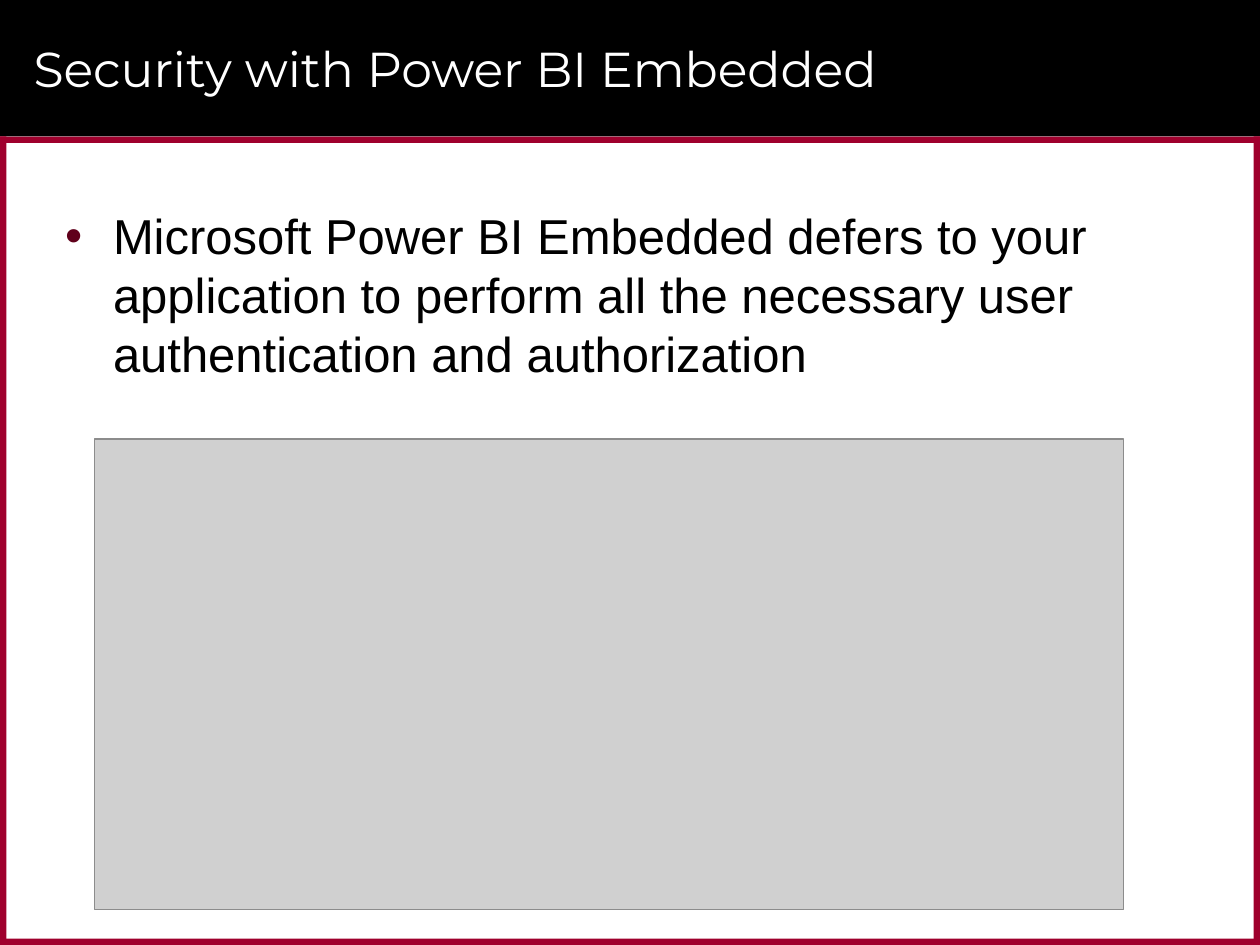
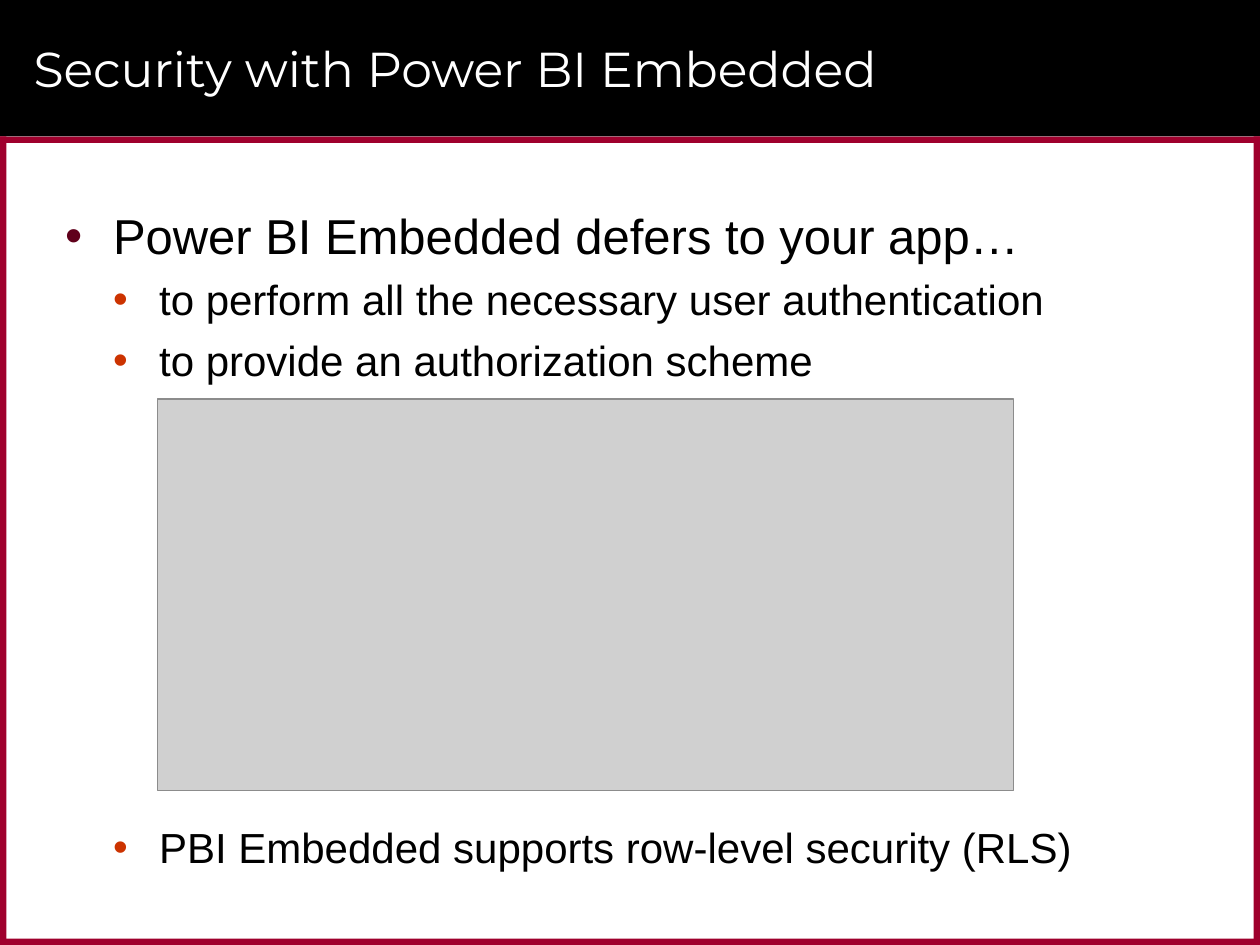
Before and after one commit to CriticalPathTraining/PowerBiEmbedded, a slide deck: slide 32 of Developing Custom Applications using Power BI Embedded.pptx (slide 8 before the commit). Drawn at 1260x945 pixels with LibreOffice and Linux fonts; fonts in the diff are those of the drawing; grey boxes stand for pictures; background and template pictures are left out. Boxes give left, top, right and bottom in pixels: in the first picture for what was removed or moved away, otherwise in the second. Text is boxed around its words. In the diff, an @@ line names an element or a change of style, - is before the commit and + after.

```diff
--- a/Developing Custom Applications using Power BI Embedded.pptx
+++ b/Developing Custom Applications using Power BI Embedded.pptx
@@ text at [113,218,1072,872]: text changed; size 28 to 24 pt @@
-• Microsoft Power BI Embedded defers to your application to perform all the necessary user authentication and authorization
+• Power BI Embedded defers to your app…
+  • to perform all the necessary user authentication
+  • to provide an authorization scheme
+  • PBI Embedded supports row-level security (RLS)
@@ picture: place and size @@
-picture at [94,438,1124,910]
+picture at [158,399,1013,791]
```
Also in this commit, not shown: 19 other slides changed, 3 slides added, 8 slides removed, 4 other files.
